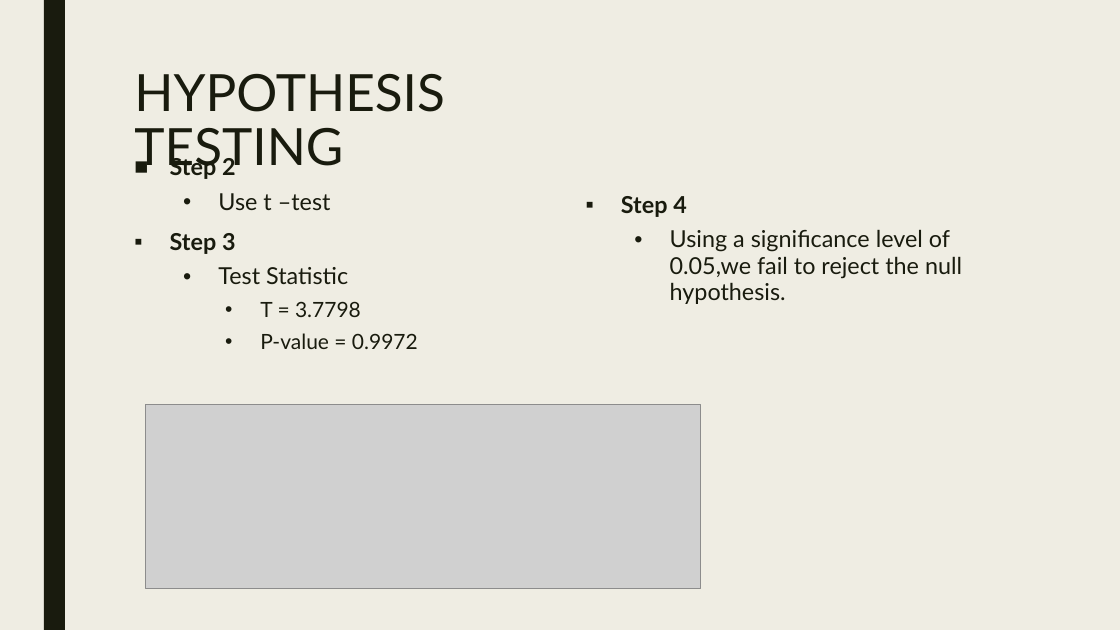
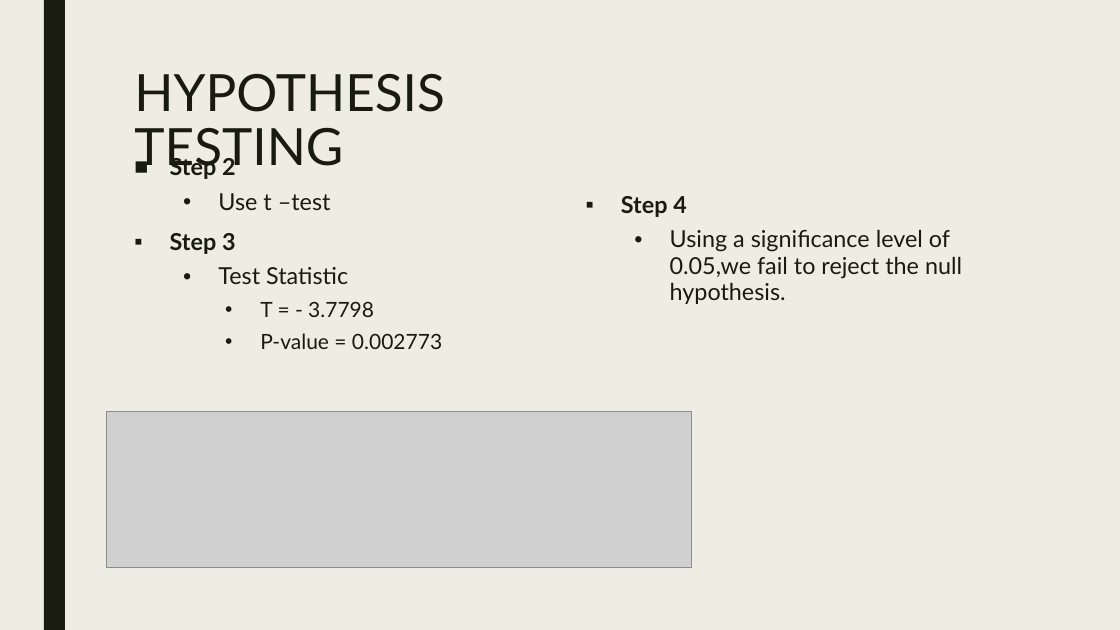
Before and after one commit to MrDSK99/Data-Science-211-50, a slide deck: slide 7 of DAILY SCREEN TIME USAGE.pptx. Drawn at 1120x630 pixels with LibreOffice and Linux fonts; fonts in the diff are those of the drawing; grey boxes stand for pictures. Boxes give left, top, right and bottom in pixels: in the first picture for what was removed or moved away, otherwise in the second. Text is boxed around its words. In the diff, an @@ line names an element or a change of style, - is before the commit and + after.

```diff
--- a/DAILY SCREEN TIME USAGE.pptx
+++ b/DAILY SCREEN TIME USAGE.pptx
@@ text at (260,301,442,349): text changed @@
-    • T = 3.7798
-    • P-value = 0.9972
+    • T = - 3.7798
+    • P-value = 0.002773
@@ picture: place and size @@
-picture at (145,405,701,589)
+picture at (106,412,691,567)
```
Also in this commit, not shown: 1 other slide changed, 2 other files.
